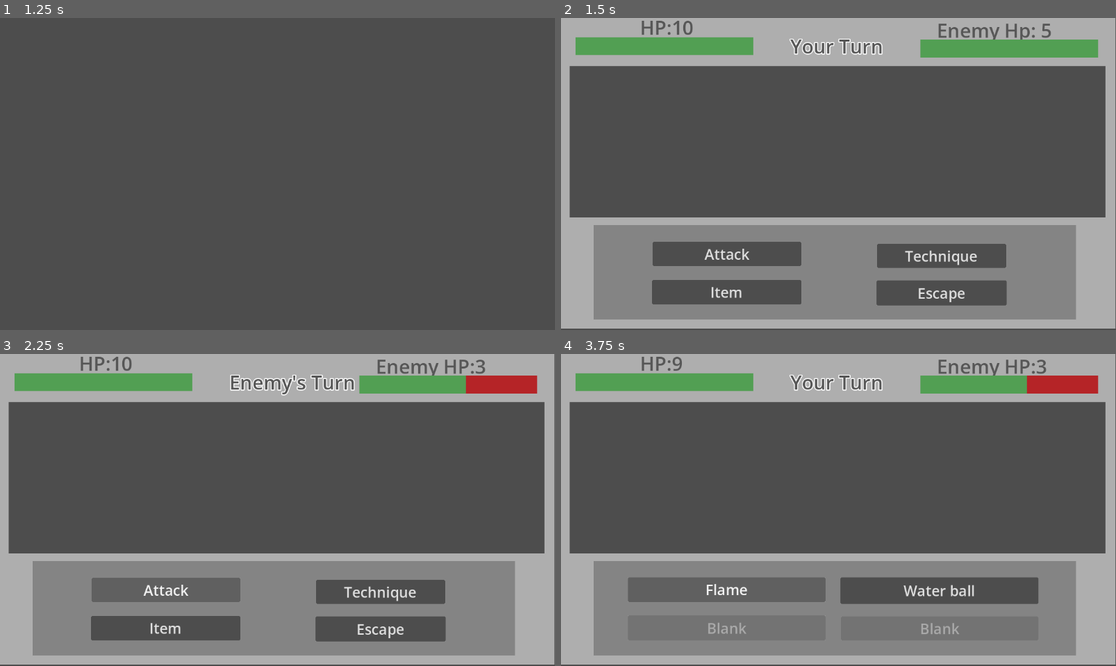
Above: before the commit, frames 1-4 (two rows, left to right).
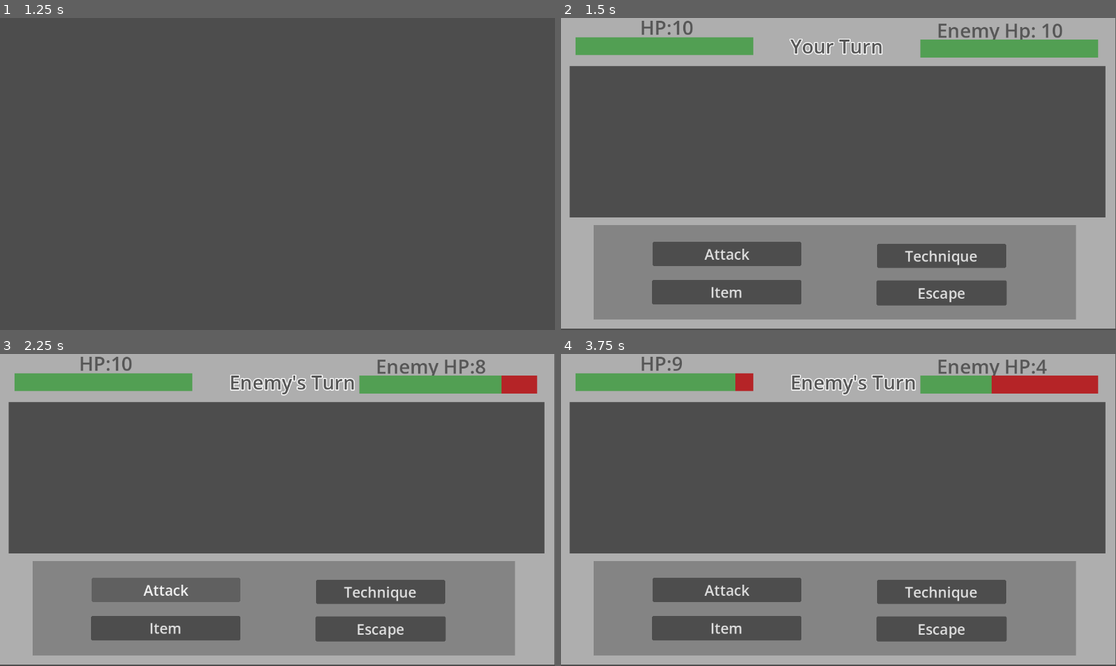
Above: after the commit, the same moments.

Repository: harrilo-boop/Final-design
Game: Godot game, scene res://scenes/overworld.tscn
The game is run twice, just before and just after one commit, with the same random seed, the same clock (stepped at 60 frames per second) and the same inputs.
Inputs:
- Up to frame 1 (1.25 s): tap Enter at 0.5 s; hold D (ui_right) from 0.53 s (still down)
- Up to frame 2 (1.5 s): tap Space at 1.25 s; release D (ui_right) at 1.28 s; hold S (ui_down) from 1.28 s (still down)
- Up to frame 3 (2.25 s): release S (ui_down) at 2 s; click "Attack" at 2 s
- Up to frame 4 (3.75 s): click "Technique" at 2.75 s; click "Flame" at 3.5 s

Frame 1 is identical in both runs. In frame 2, less than 0.1% of the frame differs, in the area x 86-91%, y 1-7%; in frame 3, 0.4%; in frame 4, 7.7%, in the area x 12-88%, y 1-93%.

Commit message:
Done the technique system
Fixed the bug of wrong technique damage and technique point caused by button pressed
Fix the cannot determine what technique is accessing from resource/global by using a Dictionary

Diff:
--- a/final-project/resources/Enemy/Enemy_base1.tres
+++ b/final-project/resources/Enemy/Enemy_base1.tres
@@ -5,7 +5,6 @@
 [resource]
 script = ExtResource("1_1y6vl")
 enemy_name = "Testing enemy"
-resist = 2
-enemy_hp = 5
+enemy_hp = 10
 xp_give = 3
 metadata/_custom_type_script = "uid://dfpgh1ebpmoho"
--- a/final-project/resources/Tech/Fire_tech1.tres
+++ b/final-project/resources/Tech/Fire_tech1.tres
@@ -5,6 +5,7 @@
 [resource]
 script = ExtResource("1_rc4ei")
 tech_name = "Flame"
-tech_atk = 3
+ability = 1
+tech_atk = 4
 tech_tp = 2
 metadata/_custom_type_script = "uid://cdhyyklnof0xc"
--- a/final-project/resources/Tech/Heal_tech1.tres
+++ b/final-project/resources/Tech/Heal_tech1.tres
@@ -5,7 +5,7 @@
 [resource]
 script = ExtResource("1_1pffe")
 tech_name = "Heal (Low)"
-abiliy = 5
+ability = 6
 tech_atk = 0
 tech_hp = 4
 tech_tp = 4
--- a/final-project/resources/Tech/Water_tech1.tres
+++ b/final-project/resources/Tech/Water_tech1.tres
@@ -5,6 +5,6 @@
 [resource]
 script = ExtResource("1_7g5os")
 tech_name = "Water ball"
-abiliy = 1
+ability = 2
 tech_atk = 2
 metadata/_custom_type_script = "uid://cdhyyklnof0xc"
--- a/final-project/resources/Tech/Wind_tech1.tres
+++ b/final-project/resources/Tech/Wind_tech1.tres
@@ -4,8 +4,8 @@
 
 [resource]
 script = ExtResource("1_pix6e")
-tech_name = "Heal (Low)"
-abiliy = 5
-tech_atk = 0
-tech_tp = 4
+tech_name = "Wind blow"
+ability = 4
+tech_atk = 4
+tech_tp = 3
 metadata/_custom_type_script = "uid://cdhyyklnof0xc"
--- a/final-project/scenes/In_battle.tscn
+++ b/final-project/scenes/In_battle.tscn
@@ -2,15 +2,11 @@
 
 [ext_resource type="Script" uid="uid://crscq0jn3a2rj" path="res://script/battle.gd" id="1_acoj8"]
 [ext_resource type="Script" uid="uid://cdhyyklnof0xc" path="res://script/resource_tech.gd" id="2_a7cga"]
-[ext_resource type="Script" uid="uid://dfpgh1ebpmoho" path="res://script/resource_enemy.gd" id="3_vqpje"]
+[ext_resource type="Resource" uid="uid://beb1twq6mgtrh" path="res://resources/Enemy/Enemy_base1.tres" id="3_4ebmv"]
 
 [sub_resource type="Resource" id="Resource_vqpje"]
 script = ExtResource("2_a7cga")
 metadata/_custom_type_script = "uid://cdhyyklnof0xc"
-
-[sub_resource type="Resource" id="Resource_4ebmv"]
-script = ExtResource("3_vqpje")
-metadata/_custom_type_script = "uid://dfpgh1ebpmoho"
 
 [sub_resource type="LabelSettings" id="LabelSettings_vqpje"]
 font_size = 40
@@ -54,7 +50,7 @@
 options_button = NodePath("Options_button")
 tech_options = NodePath("Tech_options")
 tech_resource = SubResource("Resource_vqpje")
-enemy_resource = SubResource("Resource_4ebmv")
+enemy_resource = ExtResource("3_4ebmv")
 tech_1 = NodePath("Tech_options/Option1_button/Option1")
 tech_2 = NodePath("Tech_options/Option2_button/Option2")
 tech_3 = NodePath("Tech_options/Option3_button/Option3")
@@ -129,7 +125,8 @@
 offset_top = -2.0
 offset_right = 1058.0
 offset_bottom = 93.0
-text = "Enemy Hp: 5"
+text = "Enemy Hp: 10
+"
 label_settings = SubResource("LabelSettings_a7cga")
 
 [node name="Enemyhp" type="ProgressBar" parent="Stats_UI" unique_id=2081252063]
@@ -274,3 +271,7 @@
 [connection signal="timeout" from="Change_turn" to="." method="_enemy_turn"]
 [connection signal="pressed" from="Options_button/Attack_button/Attack" to="." method="_attack_choose"]
 [connection signal="pressed" from="Options_button/Tech_button/Tech" to="." method="_on_tech_pressed"]
+[connection signal="pressed" from="Tech_options/Option1_button/Option1" to="." method="_on_option_1_pressed"]
+[connection signal="pressed" from="Tech_options/Option2_button/Option2" to="." method="_on_option_2_pressed"]
+[connection signal="pressed" from="Tech_options/Option3_button/Option3" to="." method="_on_option_3_pressed"]
+[connection signal="pressed" from="Tech_options/Option4_button/Option4" to="." method="_on_option_4_pressed"]
--- a/final-project/script/battle.gd
+++ b/final-project/script/battle.gd
@@ -9,7 +9,7 @@
 var max_hp:int = 1
 var player_tp:int = 1
 var max_tp:int = 1
-var weapon_atk:int = 2
+var weapon_atk:int = 1
 var armor_def:int = 1
 var xp_earn:int = 1
 #Enemy variables
@@ -66,6 +66,7 @@
 	enemy_turn = true
 	turn_label.text = "Enemy's Turn"
 	enemy_ui.text = "Enemy HP:" + str(enemy_hp)
+	enemy_bar.value = enemy_hp
 	change_turn.start()
 
 func enemy_turn_change() -> void:
@@ -73,6 +74,7 @@
 	enemy_turn = false
 	turn_label.text = "Your Turn"
 	hp_ui.text = "HP:" + str(player_hp)
+	player_bar.value = player_hp
 	change_turn.start()
 
 func _attack_choose() -> void:
@@ -109,17 +111,14 @@
 	options_button.hide()
 	tech_options.show()
 	var tech_buttons: Array = [tech_1, tech_2, tech_3, tech_4]
-	for i in range(4):
-		if i < Global.equipped_tech.size() and Global.equipped_tech[i] != null:
-			var current_tech = Global.equipped_tech[i]
-			tech_buttons[i].text = current_tech.tech_name
-			tech_buttons[i].disabled = false
+	for tech in range(4):
+		if tech < Global.equipped_tech.size() and Global.equipped_tech[tech] != null:
+			var current_tech = Global.equipped_tech[tech]
+			tech_buttons[tech].text = current_tech.tech_name
+			tech_buttons[tech].disabled = false
 		else:
-			tech_buttons[i].text = "Blank"
-			tech_buttons[i].disabled = true
-
-
-
+			tech_buttons[tech].text = "Blank"
+			tech_buttons[tech].disabled = true
 
 func tech_damage_check(tech: tech_resource) -> void:
 	var tech_damage = tech_resource.tech_atk
@@ -128,5 +127,32 @@
 		tech_damage *= 2 #Hit the weakness get critical
 	elif enemy_resource.resist == ability_type:
 		tech_damage /= 2 #Hit the resist get half damage
-	enemy_hp = max(0,enemy_hp - tech_damage)
+	total_damage_atk = tech_damage
+	enemy_hp = max(0,enemy_hp - total_damage_atk)
 	enemy_bar.value = enemy_hp
+	player_turn_change()
+	player_tp = player_tp - tech_resource.tech_tp
+	print(player_tp , "TP")
+
+func _tech_options(tech: String) -> void:
+	if player_turn == true and enemy_turn == false:
+		var current_tech = Global.equipped_tech
+		tech_resource = Global.techs[tech]
+		tech_damage_check(tech_resource)
+		tech_options.hide()
+		options_button.show()
+	if enemy_hp == 0:
+			xp_earn += 10
+			battle_end()
+
+func _on_option_1_pressed() -> void:
+	_tech_options(tech_1.text)
+
+func _on_option_2_pressed() -> void:
+	_tech_options(tech_2.text)
+
+func _on_option_3_pressed() -> void:
+	_tech_options(tech_3.text)
+
+func _on_option_4_pressed() -> void:
+	_tech_options(tech_4.text)
--- a/final-project/script/global.gd
+++ b/final-project/script/global.gd
@@ -1,8 +1,7 @@
 extends Node
 #All Variables for player in game
-
-@export var weapon_stats: Resource
-@export var armor_stats: Resource
+@export var weapon_resource: Resource
+@export var armor_resource: Resource
 @export var tech_resource: Resource
 
 #Player's health
@@ -30,8 +29,8 @@
 var previous_scene: String = ""
 
 #Enemy's health
-var enemy_hp:int = 5
-var max_enemy_hp:int = 5
+var enemy_hp:int = 10
+var max_enemy_hp:int = 10
 
 #Enemy's stats
 var enemy_atk:int = 2
@@ -39,31 +38,46 @@
 
 var current_level:int = 0
 
-#Updating player's health after battle
+#Dictionary for all techniques
+var techs = {
+	"Flame" : load("res://resources/Tech/Fire_tech1.tres"),
+	"Water ball": load("res://resources/Tech/Water_tech1.tres"),
+	"Heal (Low)": load("res://resources/Tech/Heal_tech1.tres"),
+	"Wind blow": load("res://resources/Tech/Wind_tech1.tres")
+}
+
+
 func _ready() -> void:
 	equipped_tech[0] = load("res://resources/Tech/Fire_tech1.tres")
 	equipped_tech[1] = load("res://resources/Tech/Water_tech1.tres")
 	equipped_tech[2] = null
 	equipped_tech[3] = null
 
+
 func battle_hp_update(total_enemy_attack: int) -> void:
+	#Updating player's health after battle
 	player_hp = player_hp - total_enemy_attack
 
 func battle_xp_update(xp_earn: int) -> void:
+	#Updating player's xp after battle
 	player_xp = player_xp + xp_earn
 	check_levelup()
 
 func level_up(xp_level: int) -> int:
+	#Setting the xp requirement for every level
 	var basic_xp:int = 10
 	return int(basic_xp * xp_level)
 
 func check_levelup() -> void:
+	#Checkinng whever can player level up
 	if player_xp >= xp_needed and xp_level <= max_level:
 		player_xp -= xp_needed
 		xp_level += 1
 		xp_needed = level_up(xp_level)
 		print(xp_level , "and" , xp_needed) #For testing use
 
-func current_stats() -> void:
-	weapon_atk = weapon_stats.weapon_atk
-	armor_def = armor_stats.armor_def
+func player_stats() -> void:
+	#Current weapon using
+	weapon_atk = weapon_resource.weapon_atk
+	#Current armor using
+	armor_def = armor_resource.armor_def
--- a/final-project/script/resource_enemy.gd
+++ b/final-project/script/resource_enemy.gd
@@ -8,5 +8,5 @@
 @export var enemy_hp:int = 0
 @export var xp_give:int = 1
 
-enum weakness{Fire, Water, Electric, Wind}
-enum resistance{Fire, Water, Electric, Wind}
+enum weakness{None, Fire, Water, Electric, Wind}
+enum resistance{None, Fire, Water, Electric, Wind}
--- a/final-project/script/resource_tech.gd
+++ b/final-project/script/resource_tech.gd
@@ -2,9 +2,9 @@
 class_name tech_resource
 
 @export var tech_name: String
-@export var abiliy: abilities
+@export var ability: abilities
 @export var tech_atk:int = 1
 @export var tech_hp:int = 0
 @export var tech_tp:int = 1
 
-enum abilities{Fire, Water, Electric, Wind, support, heal}
+enum abilities{None, Fire, Water, Electric, Wind, support, heal}
